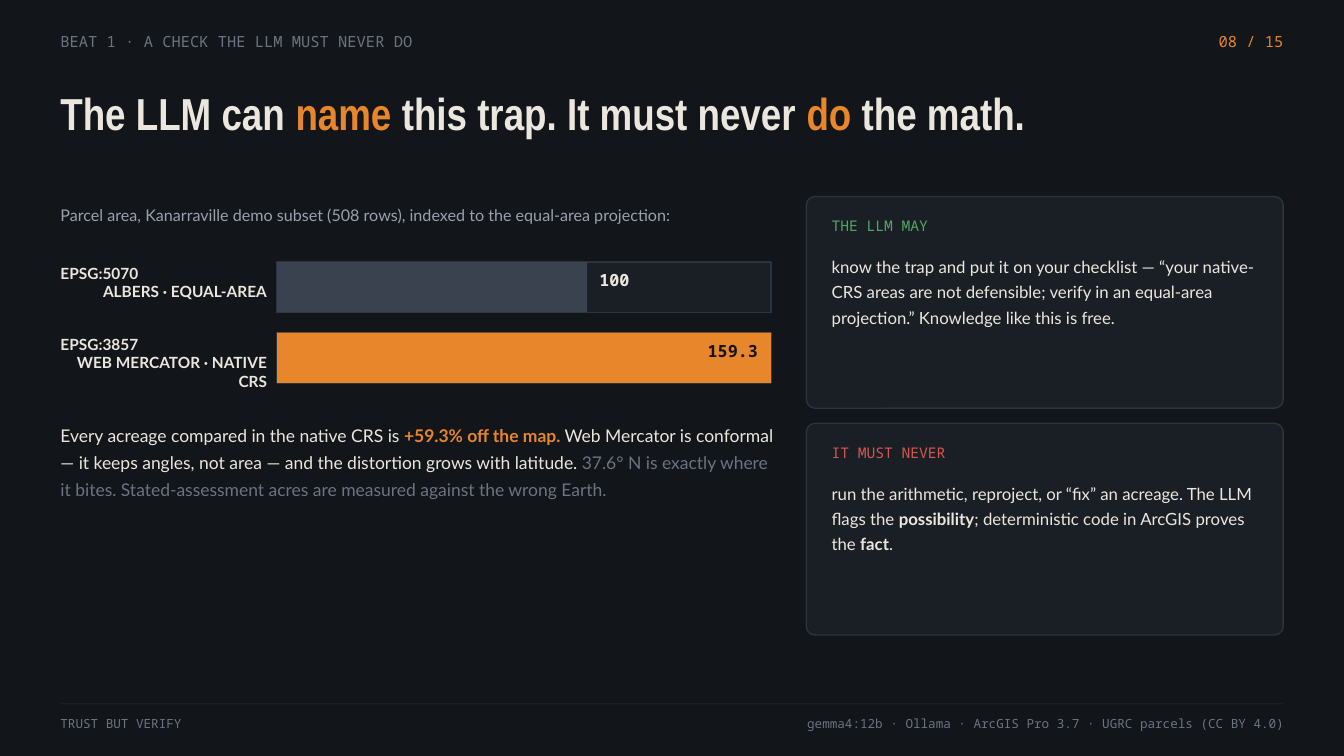
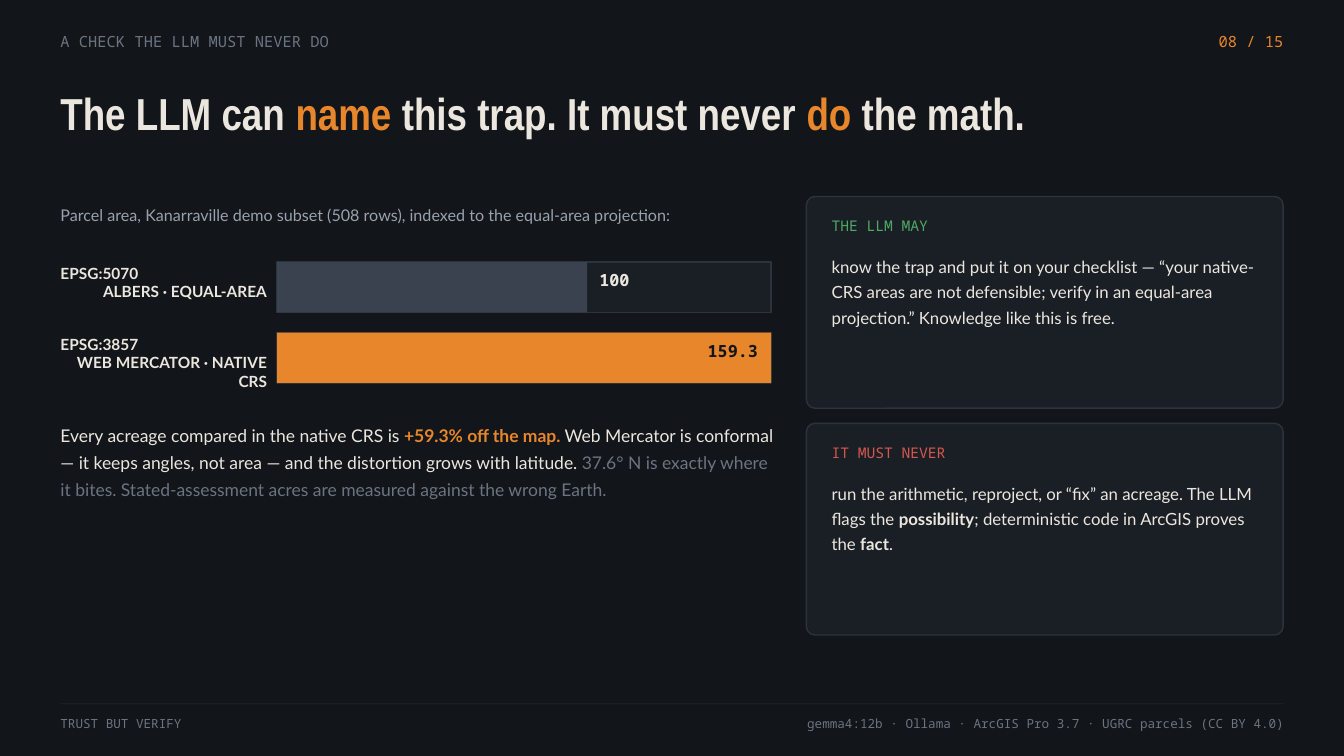
Before and after one commit to Robert-Sunrise-Engineering/G5Presentation, a slide deck: slide 1 of slides/deck_g5_beats2.pptx. Drawn at 1344x756 pixels with LibreOffice and Linux fonts; fonts in the diff are those of the drawing. Boxes give left, top, right and bottom in pixels: in the first picture for what was removed or moved away, otherwise in the second. Text is boxed around its words. In the diff, an @@ line names an element or a change of style, - is before the commit and + after.

Commit message:
updates to the presentation

```diff
--- a/slides/deck_g5_beats2.pptx
+++ b/slides/deck_g5_beats2.pptx
@@ text at (60,36,329,47): text changed @@
-BEAT 1 · A CHECK THE LLM MUST NEVER DO
+A CHECK THE LLM MUST NEVER DO
```
Also in this commit, not shown: 5 other slides changed, 10 other files.
